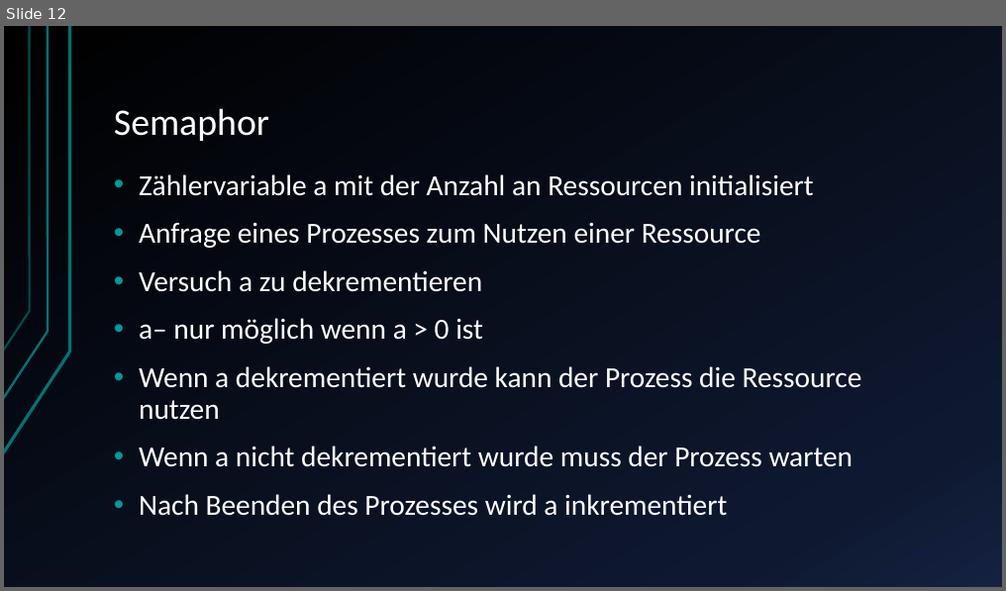
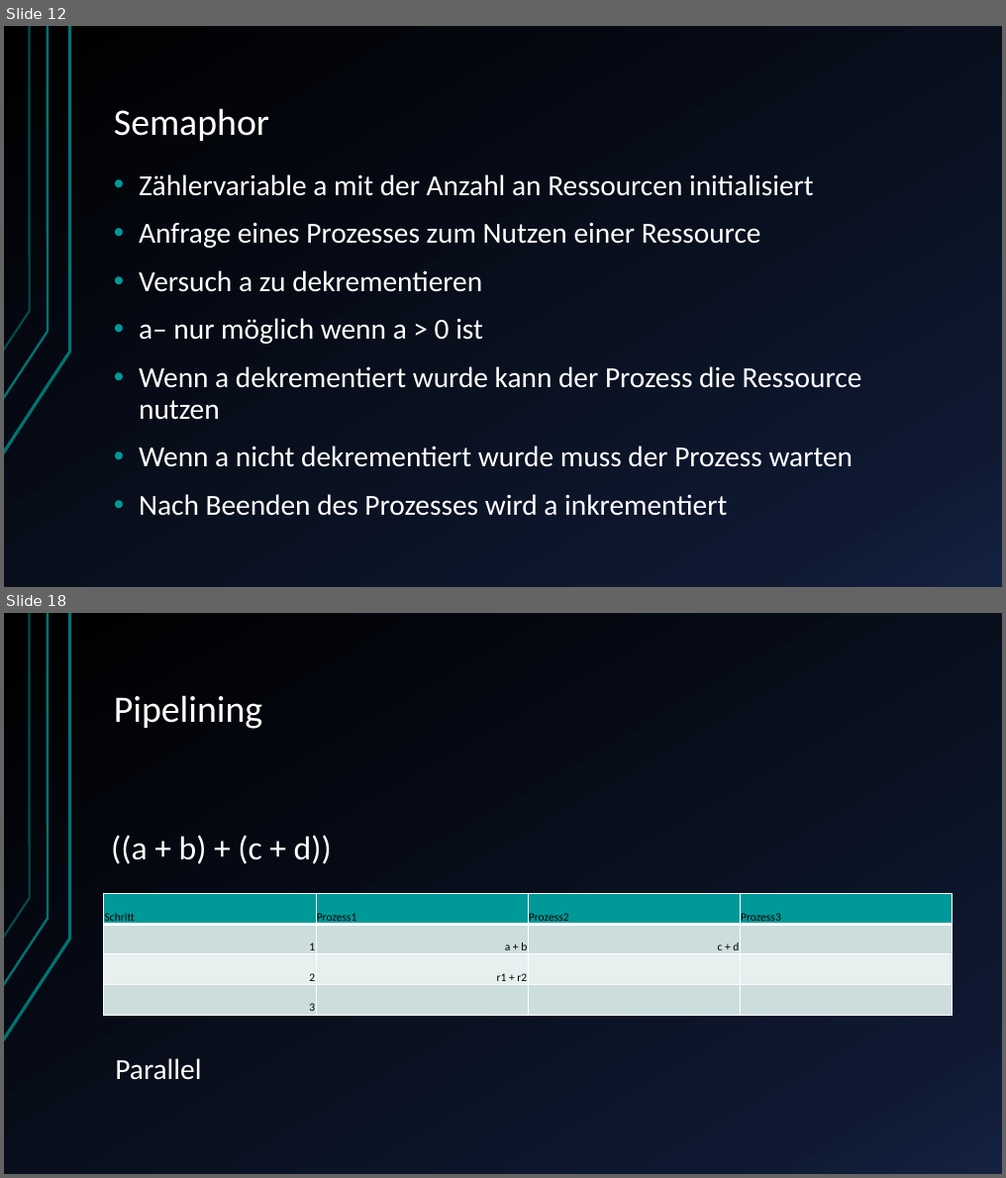
Before and after one commit to JuSteif/Parallelisierung, a slide deck: Ausblick Parallelisierung von Prozessen.pptx. Shown one above the other, each under a label of ours: slide 12 before the commit, slides 12 and 18 after it; the slides between them are not shown. The pictures are 1006x591 and 1006x1178 pixels, drawn with LibreOffice and Linux fonts; fonts in the diff are those of the drawing. Boxes give left, top, right and bottom in pixels: in the first picture for what was removed or moved away, otherwise in the second. Text is boxed around its words. In the diff, an @@ line names an element or a change of style, - is before the commit and + after.

```diff
--- a/Ausblick Parallelisierung von Prozessen.pptx
+++ b/Ausblick Parallelisierung von Prozessen.pptx
@@ slide 18 added at box(4, 613, 1002, 1174), background gradient #000000 to #0F1931 to #142242; not listed: 3 template elements that a slide beside it also shows @@
@@ title added at box(114, 695, 262, 729), 36 pt, text #FFFFFF @@
+Pipelining
@@ text added at box(111, 835, 332, 864), 32 pt, text #FFFFFF @@
+((a + b) + (c + d))
@@ table added at box(104, 894, 951, 1015), 4 rows, 4 columns @@
+Schritt | Prozess1 | Prozess2 | Prozess3
+1 | a + b | c + d | 
+2 | r1 + r2 |  | 
+3 |  |  | 
@@ text added at box(115, 1059, 201, 1080), 28 pt, text #FFFFFF @@
+Parallel
```
Also in this commit, not shown: 1 slide changed, 19 other slides added, 1 slide removed, 1 other file.
